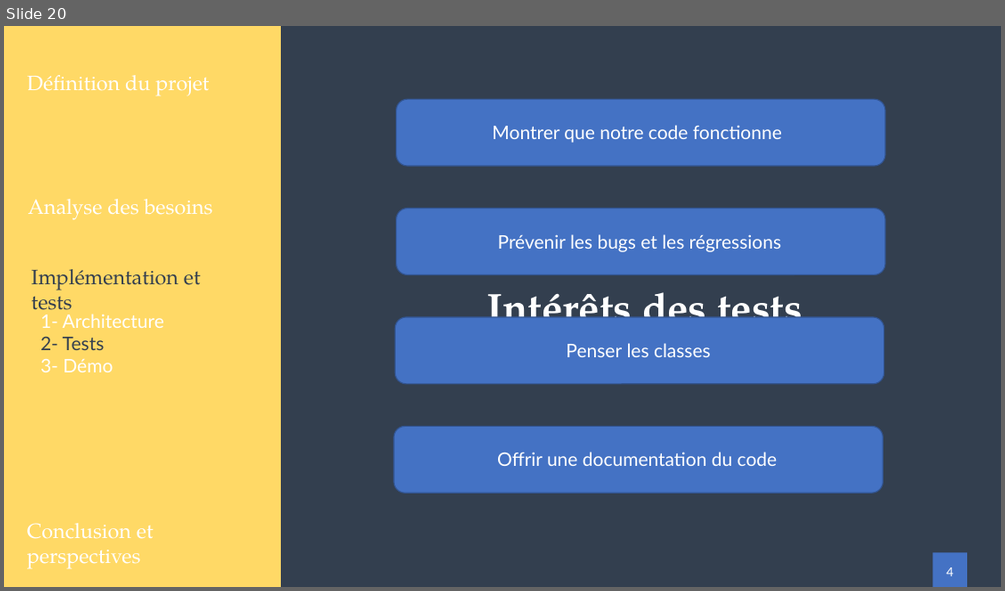
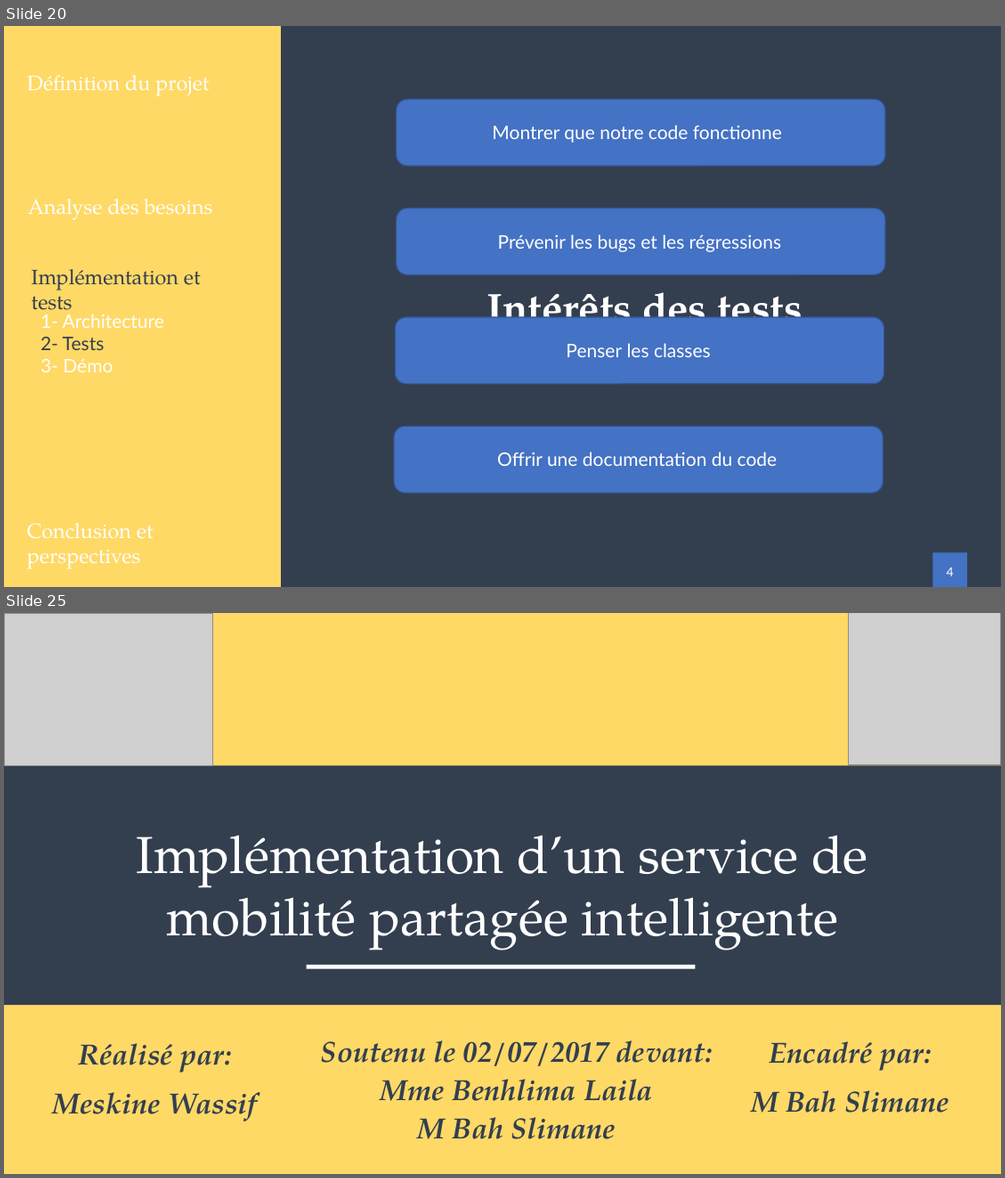
Before and after one commit to Zeuzif/thesis, a slide deck: presentation/Presentation.pptx. Shown one above the other, each under a label of ours: slide 20 before the commit, slides 20 and 25 after it; the slides between them are not shown. The pictures are 1005x591 and 1005x1178 pixels, drawn with LibreOffice and Linux fonts; fonts in the diff are those of the drawing; grey boxes stand for pictures. Boxes give left, top, right and bottom in pixels: in the first picture for what was removed or moved away, otherwise in the second. Text is boxed around its words. In the diff, an @@ line names an element or a change of style, - is before the commit and + after.

```diff
--- a/presentation/Presentation.pptx
+++ b/presentation/Presentation.pptx
@@ slide 25 added at [4,613,1001,1174], background #FFFFFF @@
@@ rectangle added at [4,613,1001,1174], fill #FFD966 @@
@@ picture added at [4,613,212,765] @@
@@ picture added at [849,613,1001,765] @@
@@ rectangle added at [4,765,1001,1005], fill #333F50 @@
@@ text added at [137,835,868,950], 50 pt, text #FFFFFF @@
+Implémentation d’un service de mobilité partagée intelligente
@@ rectangle added at [306,965,695,969], fill #FFFFFF @@
@@ text added at [53,1043,257,1121], 28 pt, text #333F50, bold, italic @@
+Réalisé par:
+Meskine Wassif
@@ text added at [321,1040,712,1139], 28 pt, text #333F50, bold, italic @@
+Soutenu le 02/07/2017 devant:
+Mme Benhlima Laila
+M Bah Slimane
@@ text added at [751,1041,949,1112], 28 pt, text #333F50, bold, italic @@
+Encadré par:
+M Bah Slimane
```
Also in this commit, not shown: 4 slides changed, 2 other slides added, 7 other files.
